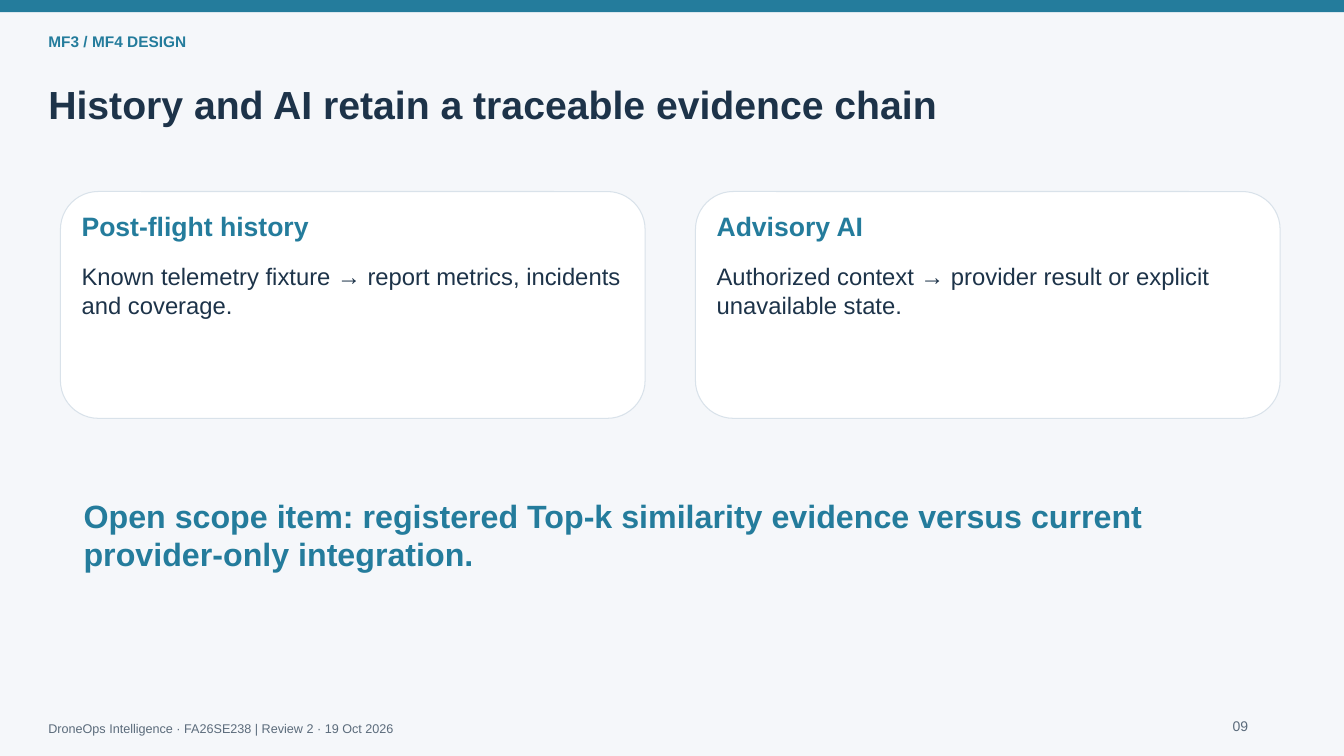
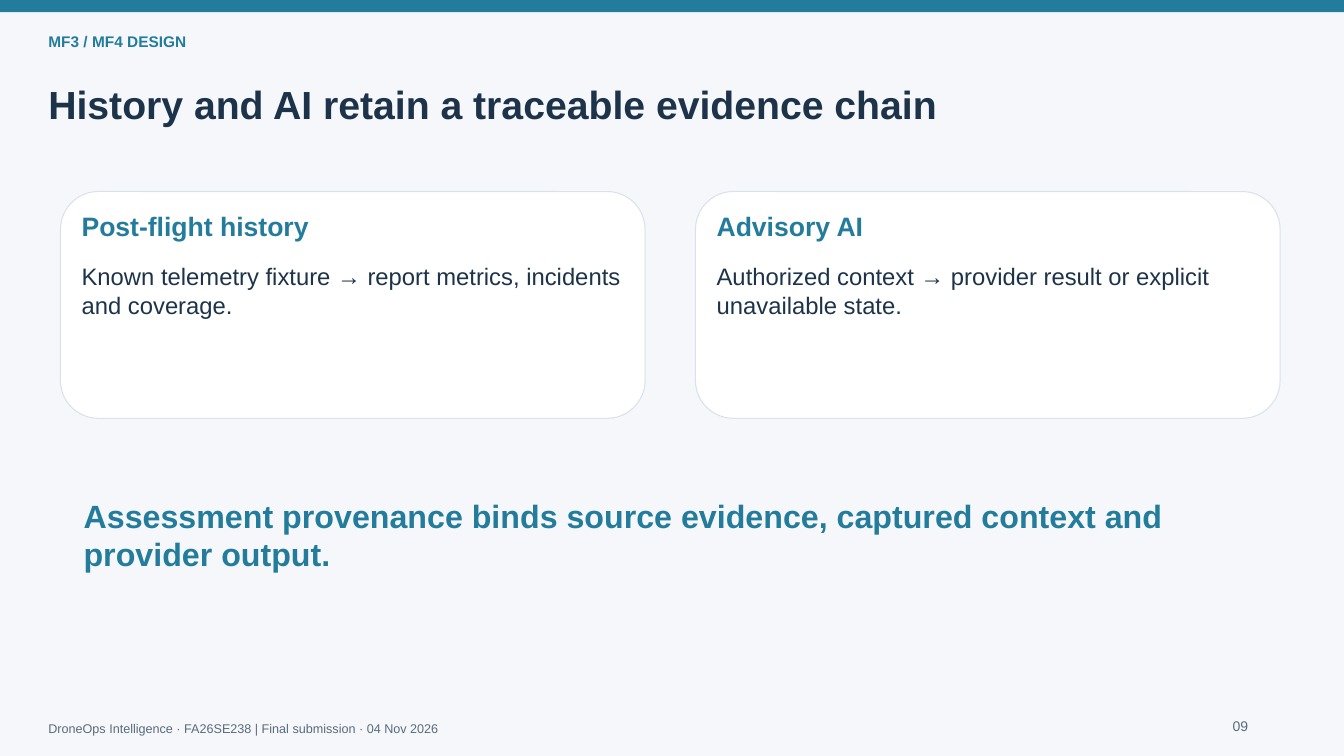
Before and after one commit to alexLe2802/DroneOps-Intelligence-, a slide deck: slide 16 of docs/slides/DroneOps_Review2.pptx. Drawn at 1344x756 pixels with LibreOffice and Linux fonts; fonts in the diff are those of the drawing. Boxes give left, top, right and bottom in pixels: in the first picture for what was removed or moved away, otherwise in the second. Text is boxed around its words. In the diff, an @@ line names an element or a change of style, - is before the commit and + after.

Commit message:
cập nhật 10 tài liệu Word, 3 workbook và slide: - ThongLQ → MF2 realtime, KhanhGNG → MF4 AI, giữ nguyên số flow. - Bổ sung scope, yêu cầu, thiết kế và kiểm thử tự động bay; phân biệt readiness đã có với dispatch/ARM/TAKEOFF chưa triển khai. - Giữ nguyên hình/diagram, không thêm lịch sử sửa đổi. - Chuyển workbook unit test từ .xls sang .xlsx; các test mới để Pending/Untested.

```diff
--- a/docs/slides/DroneOps_Review2.pptx
+++ b/docs/slides/DroneOps_Review2.pptx
@@ text at box(84, 504, 1162, 573): text changed @@
-Open scope item: registered Top-k similarity evidence versus current provider-only integration.
+Assessment provenance binds source evidence, captured context and provider output.
@@ text at box(48, 724, 438, 736): text changed @@
-DroneOps Intelligence · FA26SE238 | Review 2 · 19 Oct 2026
+DroneOps Intelligence · FA26SE238 | Final submission · 04 Nov 2026
```
Also in this commit, not shown: 19 other slides changed, 2 slides added, 35 other files.
